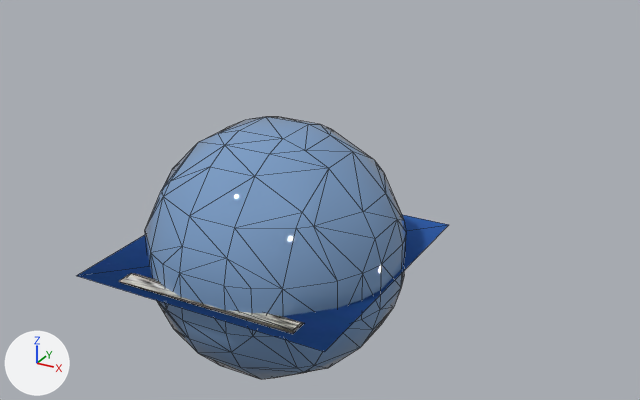
An edit to the glTF model AFRAMEDARBS/BAKA/ogre.gltf, drawn before and after from the same camera.
The view is the same before and after, from a camera (50 mm lens) standing at (250.0, -401.0, 235.0) and looking at (-10.0, 72.0, -1.0). Every picture has the same lights, and +X, +Y and +Z are marked at lower left. Mesh edges are drawn as thin lines. Where no turn or scale is listed for an object, it has been applied to the vertices.

In view in the first picture: 'MAINLAND', 'Mball.001', 'Plane'.
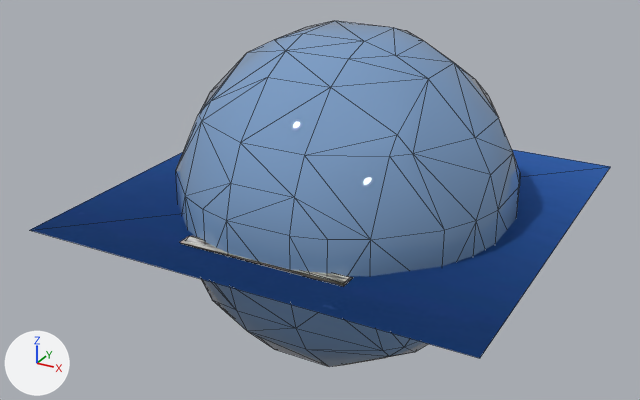
The change, as JSON lines over the scene's bpy script:
```json
{"op": "set", "path": "ob_mainland.location", "old": "(0.5, -69.3, -3.0)", "new": "(0.5, -14.4, -3.0)"}
{"op": "set", "path": "ob_plane.location", "old": "(-2.2, 0.0, -3.7)", "new": "(-2.2, 90.8, -3.7)"}
{"op": "set", "path": "ob_plane.scale", "old": "(79.2, 81.9, 1.0)", "new": "(147.0, 142.0, 1.0)"}
{"op": "set", "path": "ob_mball_001.location", "old": "(0.0, 0.0, -2.1)", "new": "(0.0, 90.8, -2.1)"}
{"op": "set", "path": "ob_mball_001.scale", "old": "(67.3, 67.3, 67.3)", "new": "(100.0, 100.0, 100.0)"}
```

What differs and where, as boxes (x1, y1, x2, y2) in the pictures (640 x 400 px):
```json
{"object": "Mball.001", "change": "moved, rescaled", "before": [145, 117, 406, 379], "after": [176, 21, 520, 367], "on screen": "32% wider, 32% taller"}
{"object": "Plane", "change": "moved, rescaled", "before": [77, 215, 448, 352], "after": [30, 150, 610, 358], "on screen": "56% wider, 51% taller"}
{"object": "MAINLAND", "change": "moved", "before": [119, 273, 304, 334], "after": [180, 236, 353, 286]}
```
